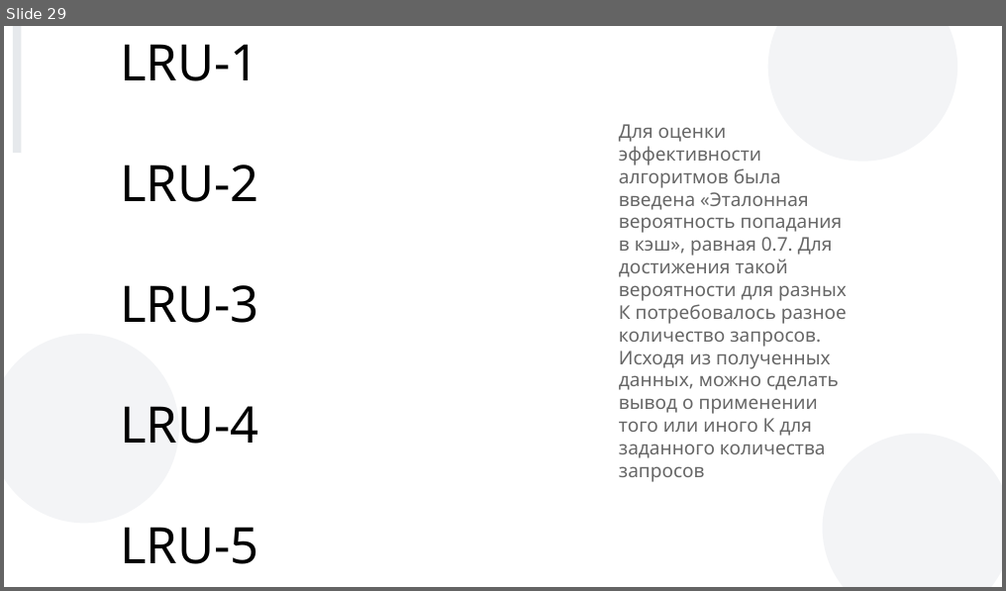
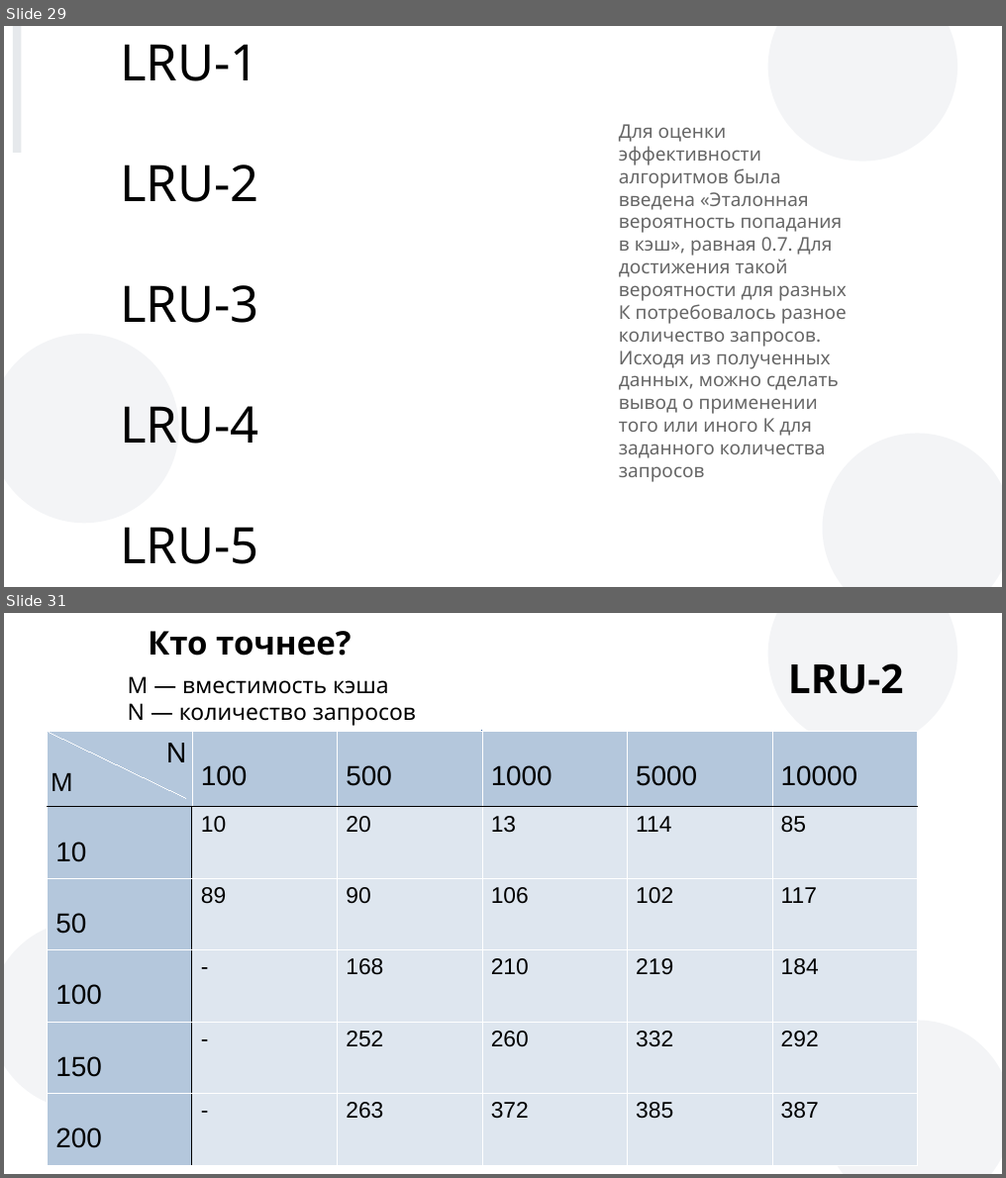
Before and after one commit to SinySs/LRU-K, a slide deck: Theory/presentacia LRU-K.pptx. Shown one above the other, each under a label of ours: slide 29 before the commit, slides 29 and 31 after it; the slides between them are not shown. The pictures are 1006x591 and 1006x1178 pixels, drawn with LibreOffice and Linux fonts; fonts in the diff are those of the drawing; background and template pictures are left out. Boxes give left, top, right and bottom in pixels: in the first picture for what was removed or moved away, otherwise in the second. Text is boxed around its words. In the diff, an @@ line names an element or a change of style, - is before the commit and + after.

Commit message:
tests in tables

```diff
--- a/Theory/presentacia LRU-K.pptx
+++ b/Theory/presentacia LRU-K.pptx
@@ slide 31 added at (4,613,1002,1174), background #FFFFFF; not listed: 3 template elements that a slide beside it also shows @@
@@ text added at (148,631,350,656), 26 pt, text #000000, bold @@
+Кто точнее?
@@ text added at (788,663,904,694), 32 pt, text #000000, bold @@
+LRU-2
@@ text added at (128,676,416,726), 18 pt, text #000000 @@
+M — вместимость кэша
+N — количество запросов
@@ table added at (48,731,918,1165), 6 rows, 6 columns @@
+ | 100 | 500 | 1000 | 5000 | 10000
+10 | 10 | 20 | 13 | 114 | 85
+50 | 89 | 90 | 106 | 102 | 117
+100 | - | 168 | 210 | 219 | 184
+150 | - | 252 | 260 | 332 | 292
+200 | - | 263 | 372 | 385 | 387
@@ freeform shape added at (482,731,482,731), outline #3465A4 0 pt @@
@@ freeform shape added at (49,733,186,799), outline #FFFFFF 0 pt @@
@@ text added at (166,743,187,762), 22 pt, text #000000 @@
+N
@@ text added at (51,773,73,791), 20 pt, text #000000 @@
+M
@@ freeform shape added at (454,829,454,829), outline #3465A4 0 pt @@
```
Also in this commit, not shown: 21 slides changed, 4 other slides added.
